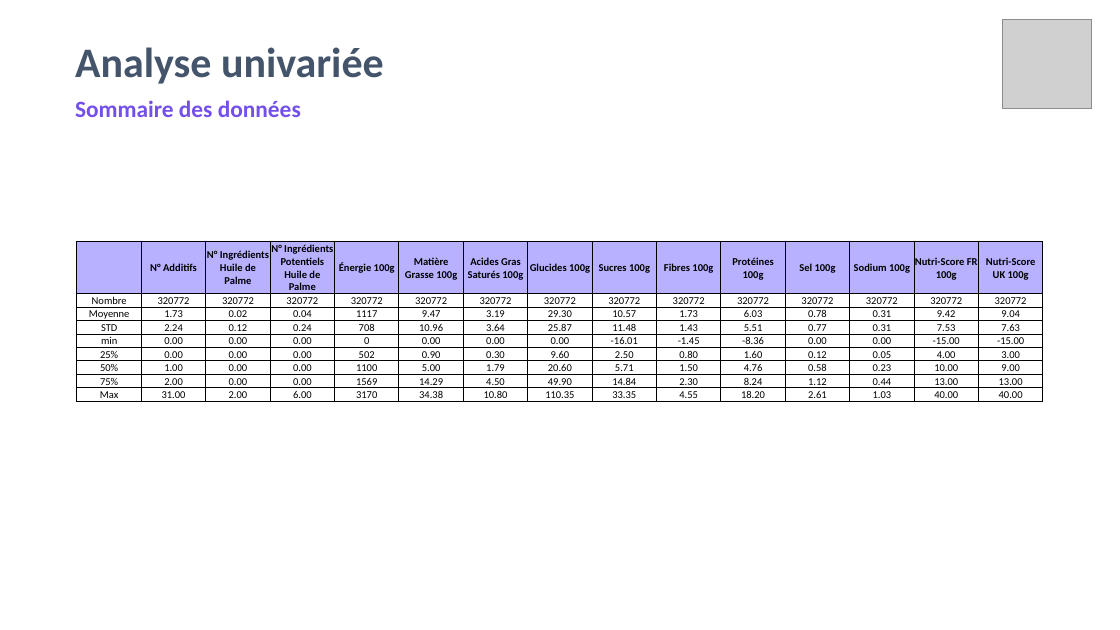
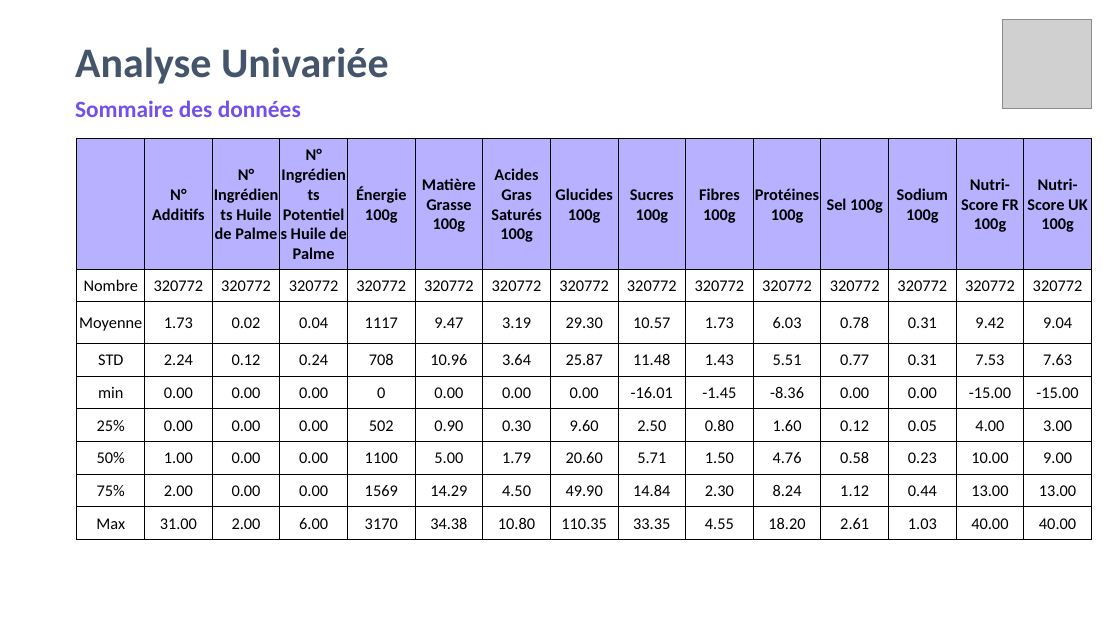
Before and after one commit to amaye15/OpenClassroom--Machine-Learning-Engineer, a slide deck: slide 13 of P2/P2.pptx. Drawn at 1120x630 pixels with LibreOffice and Linux fonts; fonts in the diff are those of the drawing; grey boxes stand for pictures. Boxes give left, top, right and bottom in pixels: in the first picture for what was removed or moved away, otherwise in the second. Text is boxed around its words. In the diff, an @@ line names an element or a change of style, - is before the commit and + after.

```diff
--- a/P2/P2.pptx
+++ b/P2/P2.pptx
@@ title at [75, 47, 389, 84]: text changed @@
-Analyse univariée
+Analyse Univariée
@@ table at [77, 139, 1098, 539] @@
@@ size 9 to 14 pt @@
@@ table: place and size @@
-table at [77, 242, 1048, 402]
+table at [77, 139, 1098, 539]
```
Also in this commit, not shown: 19 other slides changed, 1 slide added, 1 slide removed, 2 other files.
